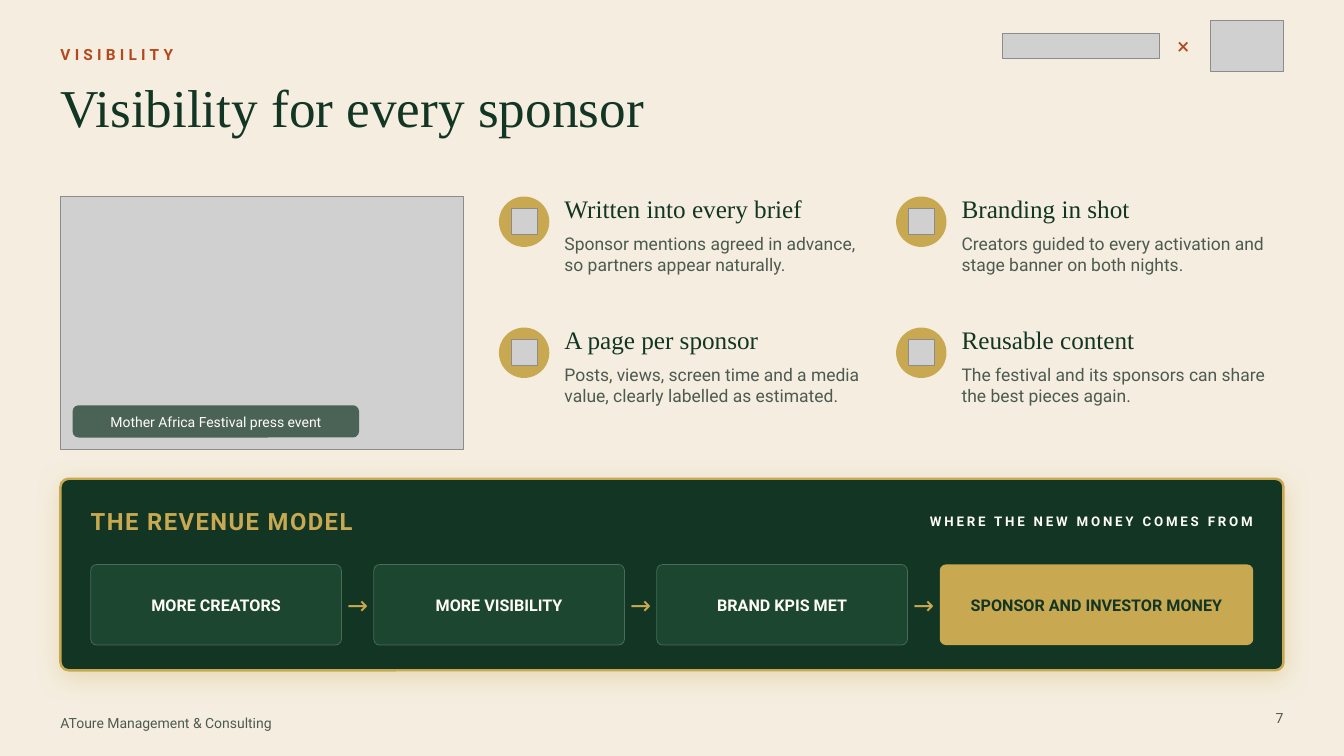
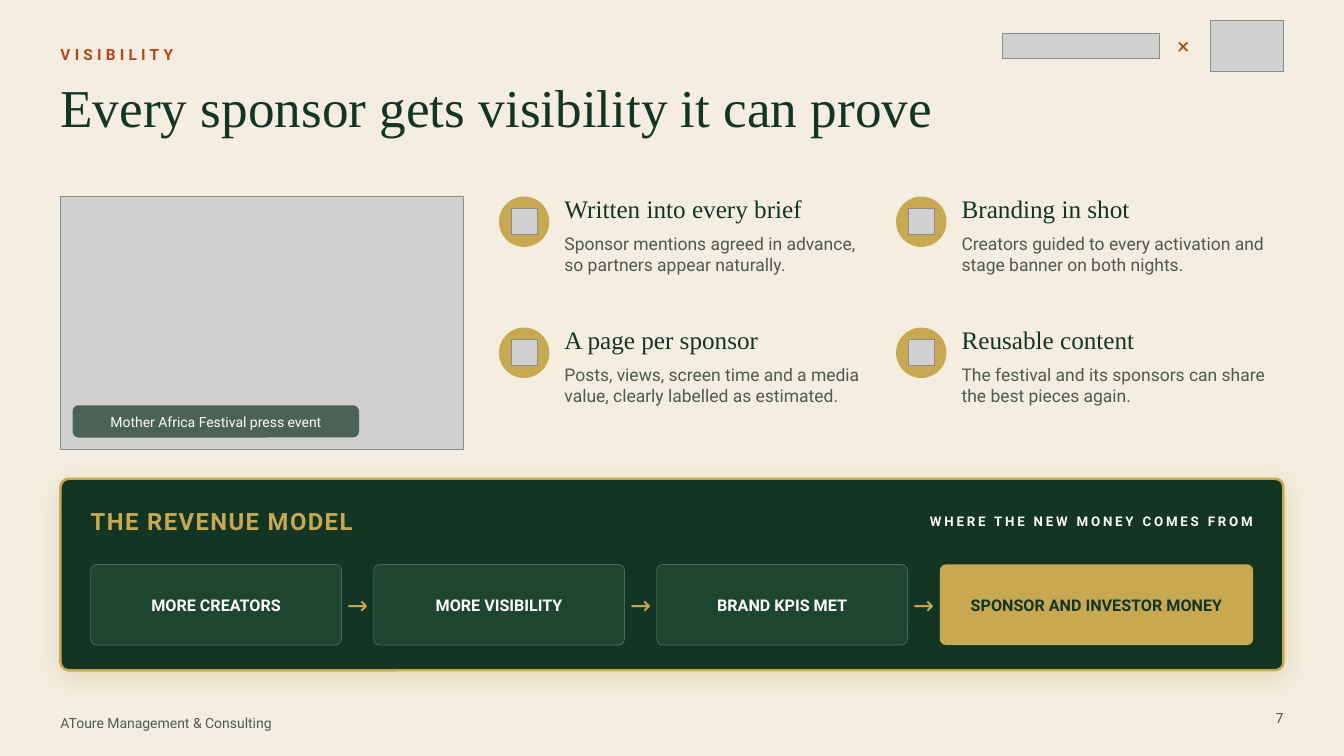
Before and after one commit to atoureconsulting/Mother-Africa, a slide deck: slide 7 of proposition-deck/AToure Mother Africa Festival Proposal.pptx. Drawn at 1344x756 pixels with LibreOffice and Linux fonts; fonts in the diff are those of the drawing; grey boxes stand for pictures. Boxes give left, top, right and bottom in pixels: in the first picture for what was removed or moved away, otherwise in the second. Text is boxed around its words. In the diff, an @@ line names an element or a change of style, - is before the commit and + after.

```diff
--- a/proposition-deck/AToure Mother Africa Festival Proposal.pptx
+++ b/proposition-deck/AToure Mother Africa Festival Proposal.pptx
@@ title at bbox=[60, 90, 932, 138]: text changed @@
-Visibility for every sponsor
+Every sponsor gets visibility it can prove
```
Also in this commit, not shown: 4 other slides changed, 1 slide added, 1 slide removed, 10 other files.
